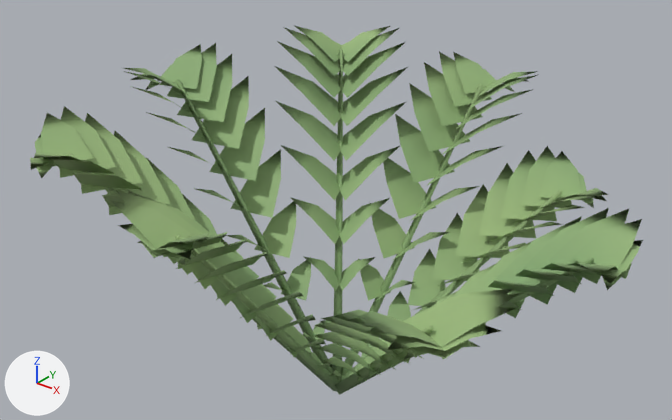
What one commit did to the glTF model game/assets/nature/biome/fern_clump_a.glb.
Both versions are drawn from a 50 mm lens placed at (1.305, -1.743, 1.646), pointed at (-0.086, -0.005, 0.569). Lighting does not change. The marker at lower left points along +X, +Y and +Z. The picture after the commit comes second. Vertices at exactly the same position are counted once.

Objects in the first picture: 'fern_clump_a'.
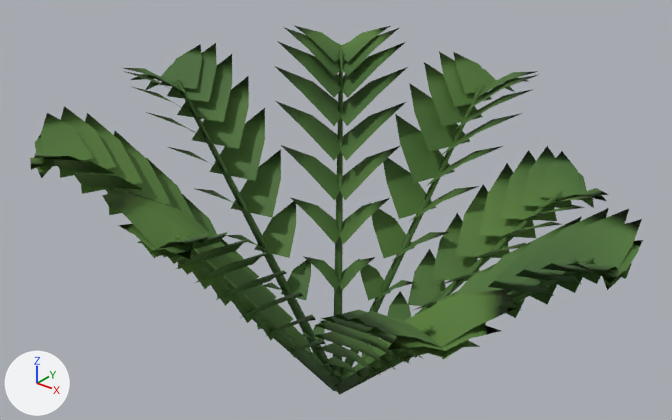
Where the change shows, as pixel boxes [x1, y1, x2, y2] in the pictures (672 x 420 px):
part 1 of me_fern_clump_a, recoloured (green to dark green)
    both: [30, 26, 642, 395]

Edits to the bpy script that builds the scene:
```text
Change me_fern_clump_a:
    where me_fern_clump_a.from_pydata(...)  # 928 vertices, 592 faces; spans x -0.657..0.751, y -0.632..0.72, z 0.017..0.917
    used by ob_fern_clump_a; location = (-0.047, -0.044, 0.0)
    me_fern_clump_a part 1: 592 faces centred in x -0.635..0.731, y -0.587..0.699, z 0.03..0.896 are repainted in the vertex colours; the middle colour goes from green #91b076 to dark green #486f2f
```
